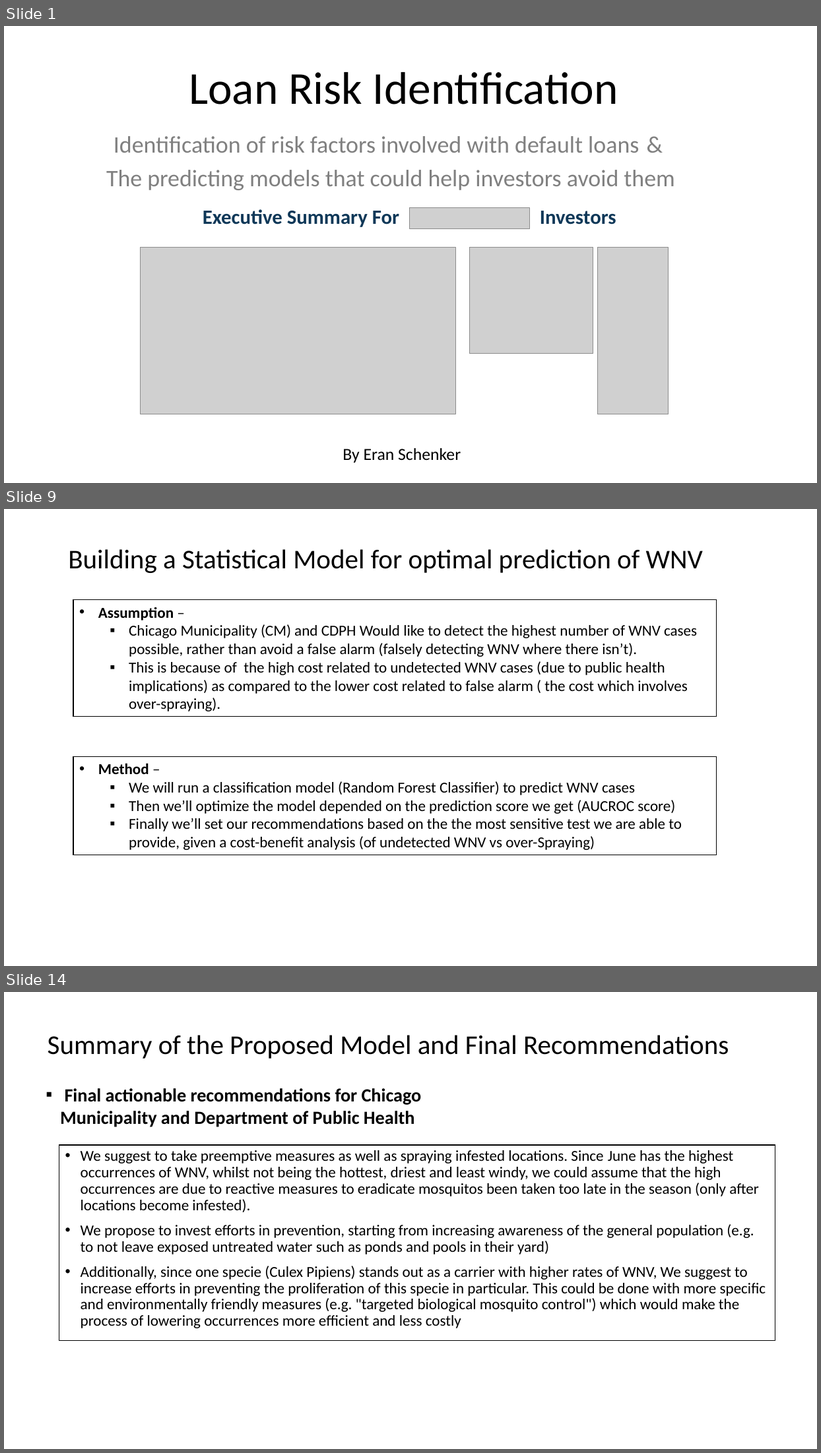
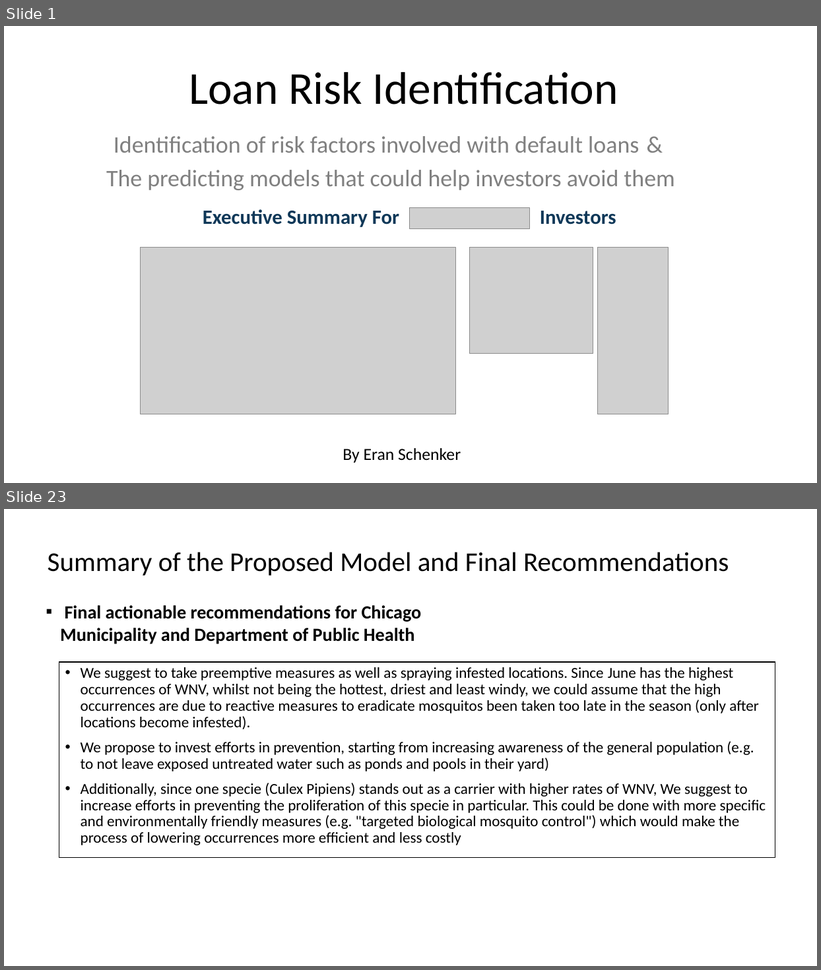
Before and after one commit to Erolino/LendingClub_Loans, a slide deck: LendingClub_Biz_Deck.pptx. Shown one above the other, each under a label of ours: slides 1, 9 and 14 before the commit, slides 1 and 23 after it; the slides between them are not shown. The pictures are 821x1453 and 821x970 pixels, drawn with LibreOffice and Linux fonts; fonts in the diff are those of the drawing; grey boxes stand for pictures. Boxes give left, top, right and bottom in pixels: in the first picture for what was removed or moved away, otherwise in the second. Text is boxed around its words. In the diff, an @@ line names an element or a change of style, - is before the commit and + after.

```diff
--- a/LendingClub_Biz_Deck.pptx
+++ b/LendingClub_Biz_Deck.pptx
@@ slide 9 removed at (4, 509, 817, 966), background #FFFFFF @@
@@ text removed at (68, 549, 703, 573) @@
-Building a Statistical Model for optimal prediction of WNV
@@ rectangle removed at (73, 600, 717, 717) @@
-• Assumption –
-  ▪ Chicago Municipality (CM) and CDPH Would like to detect the highest number of WNV cases possible, rather than avoid a false alarm (falsely detecting WNV where there isn’t).
-  ▪ This is because of the high cost related to undetected WNV cases (due to public health implications) as compared to the lower cost related to false alarm ( the cost which involves over-spraying).
@@ rectangle removed at (73, 757, 717, 855) @@
-• Method –
-  ▪ We will run a classification model (Random Forest Classifier) to predict WNV cases
-  ▪ Then we’ll optimize the model depended on the prediction score we get (AUCROC score)
-  ▪ Finally we’ll set our recommendations based on the the most sensitive test we are able to provide, given a cost-benefit analysis (of undetected WNV vs over-Spraying)
@@ what was slide 14 is now slide 23 @@
```
Also in this commit, not shown: 9 slides changed, 13 slides added, 2 other slides removed, 7 other files.
